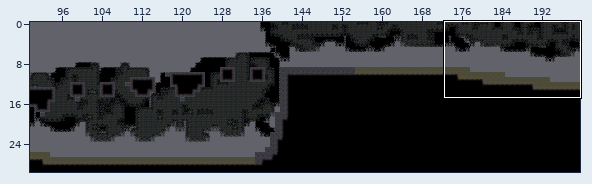
Two states of a Tiled map, AngryCastle/levels/hamond_03.tmx. The picture above shows the old version from afar; the outline marks the close-up.
Close-up. As it was:
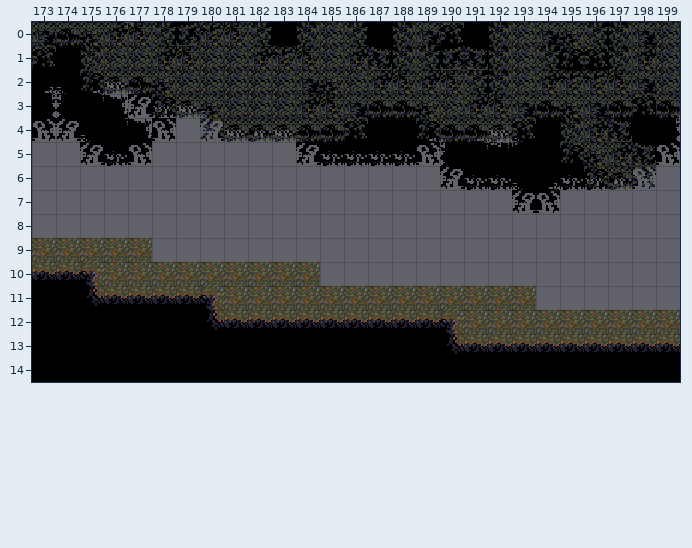
Cells are 16x16 px. Shown: x 173..199, y 0..14. The commit also changed other parts of the map, which this record leaves out.
The same view after the edit:
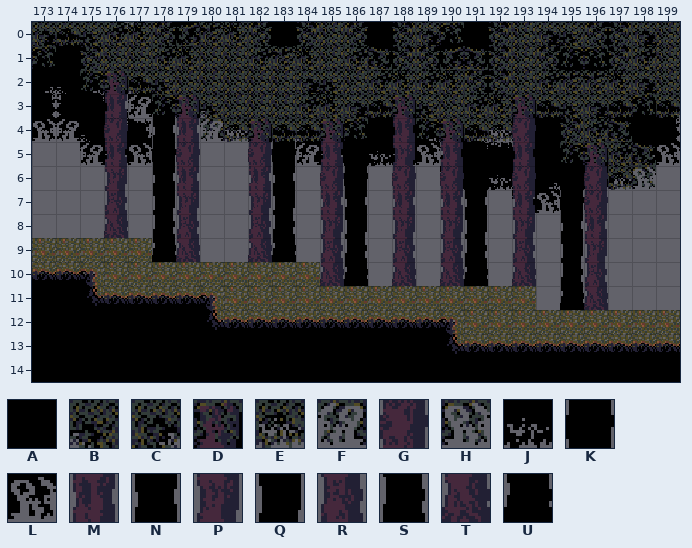
Key: from "Hamond_tileset": A 59, B 82, C 84, D 115, E 145, F 146, G 147, H 148, J 153, K 155, L 156, M 179, N 187, P 211, Q 219, R 243, S 251, T 275, U 283.
_ is an empty cell.
Changes in this commit:
Layer "SilhouetteLayer":
y 3: x 178 J -> K
y 4: x 178 L -> N; x 183 _ -> K
y 5: x 178 _ -> K; x 183 _ -> K; x 186 J -> A
y 6: x 178 _ -> N; x 183 _ -> N; x 186 _ -> K; x 191 J -> A; x 195 J -> A
y 7: x 178 _ -> Q; x 183 _ -> Q; x 186 _ -> N; x 191 _ -> N; x 195 _ -> K
y 8: x 178 _ -> S; x 183 _ -> S; x 186 _ -> Q; x 191 _ -> Q; x 195 _ -> N
y 9: x 178 _ -> U; x 183 _ -> U; x 186 _ -> S; x 191 _ -> S; x 195 _ -> Q
y 10: x 186 _ -> U; x 191 _ -> U; x 195 _ -> S
y 11: x 195 _ -> U
Layer "BackgroundLayer":
y 2: x 176 E -> D
y 3: x 176 _ -> M; x 179 E -> D; x 188 E -> D; x 193 C -> D
y 4: x 176 _ -> G; x 179 _ -> M; x 182 E -> D; x 185 E -> D; x 188 _ -> M; x 190 E -> D; x 193 H -> G
y 5: x 176 _ -> M; x 179 _ -> G; x 182 _ -> G; x 185 _ -> M; x 188 _ -> P; x 190 _ -> M; x 193 _ -> M; x 196 B -> D
y 6: x 176 _ -> P; x 179 _ -> M; x 182 _ -> M; x 185 _ -> G; x 188 _ -> G; x 190 _ -> G; x 193 _ -> G; x 196 F -> G
y 7: x 176 _ -> R; x 179 _ -> P; x 182 _ -> P; x 185 _ -> M; x 188 _ -> M; x 190 _ -> M; x 193 _ -> M; x 196 _ -> G
y 8: x 176 _ -> T; x 179 _ -> R; x 182 _ -> R; x 185 _ -> P; x 188 _ -> P; x 190 _ -> P; x 193 _ -> P; x 196 _ -> M
y 9: x 179 _ -> T; x 182 _ -> T; x 185 _ -> R; x 188 _ -> R; x 190 _ -> R; x 193 _ -> R; x 196 _ -> P
y 10: x 185 _ -> T; x 188 _ -> T; x 190 _ -> T; x 193 _ -> T; x 196 _ -> R
y 11: x 196 _ -> T
Where, in picture pixels (left, top, right, bottom), the same in both close-ups:
changed: (104, 70, 128, 238)
changed: (152, 94, 200, 262)
changed: (392, 94, 416, 286)
changed: (512, 94, 536, 286)
changed: (248, 118, 296, 262)
changed: (320, 118, 368, 286)
changed: (440, 118, 488, 286)
changed: (560, 142, 608, 310)
